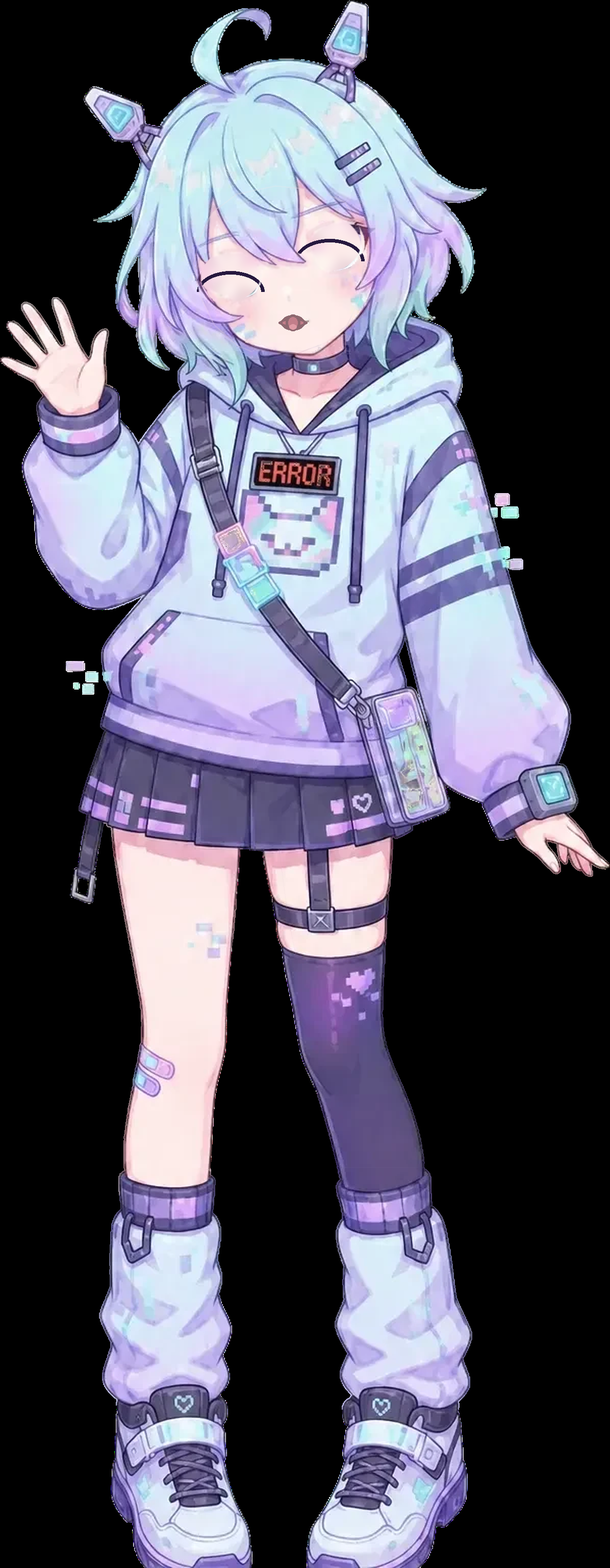
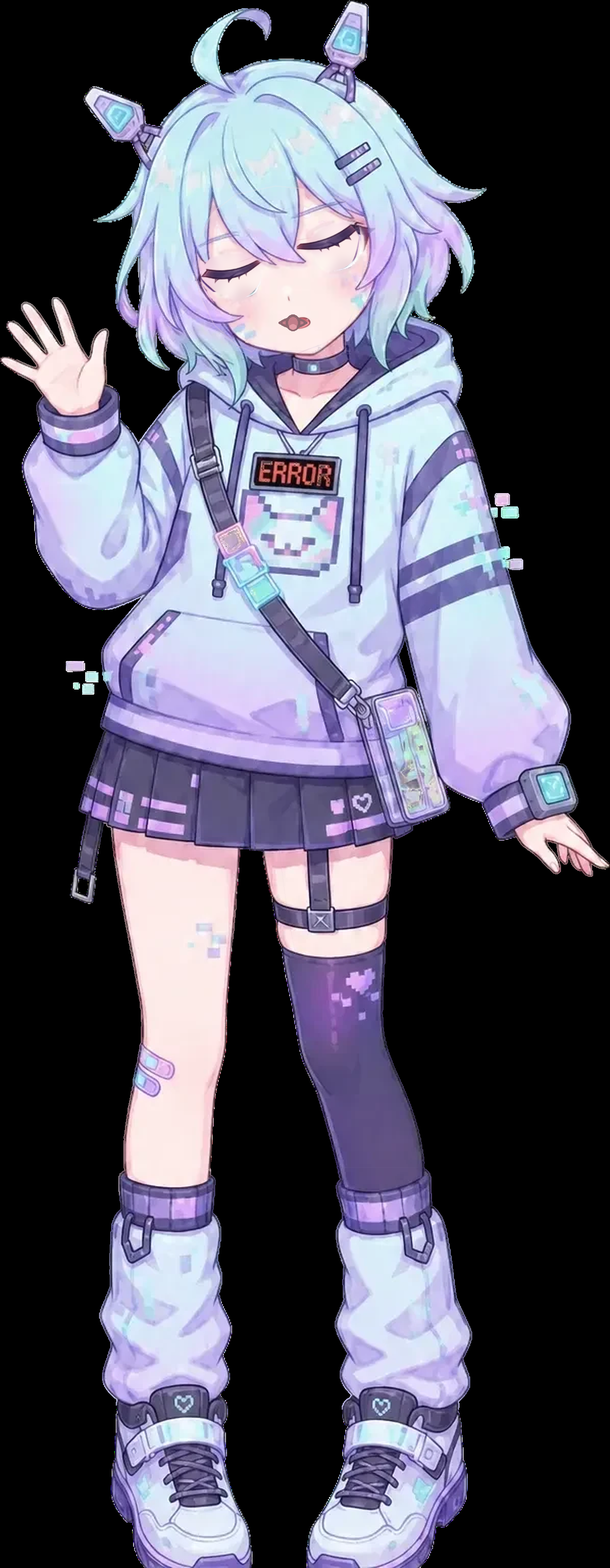
Before/after of a (610, 1568) layered artwork. What changed in the layer stack:
painted on "42_mouth_A" over [282, 295, 312, 331]
painted on "23_lid_L" over [296, 223, 369, 265]
painted on "22_lid_R" over [193, 256, 265, 292]
